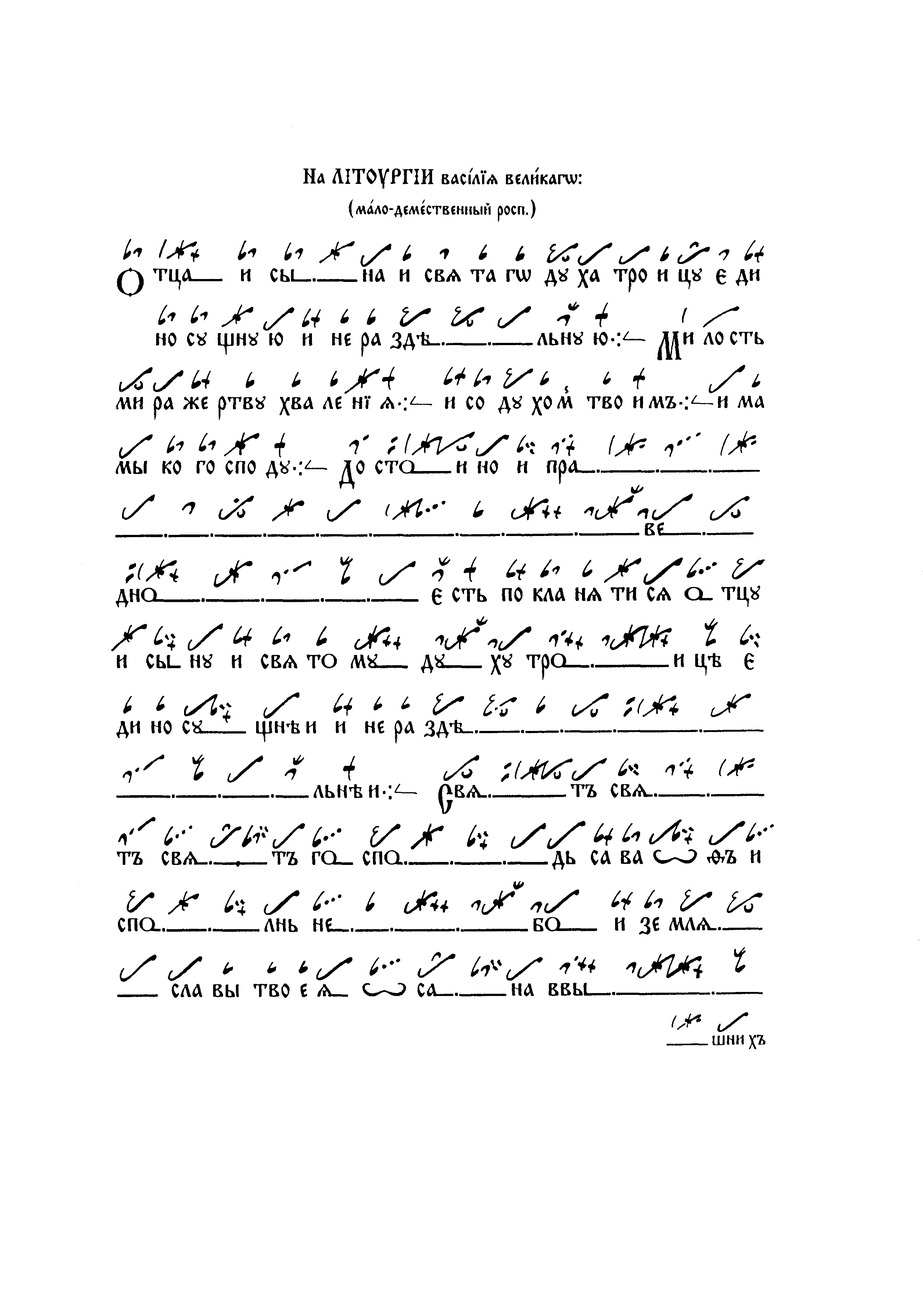
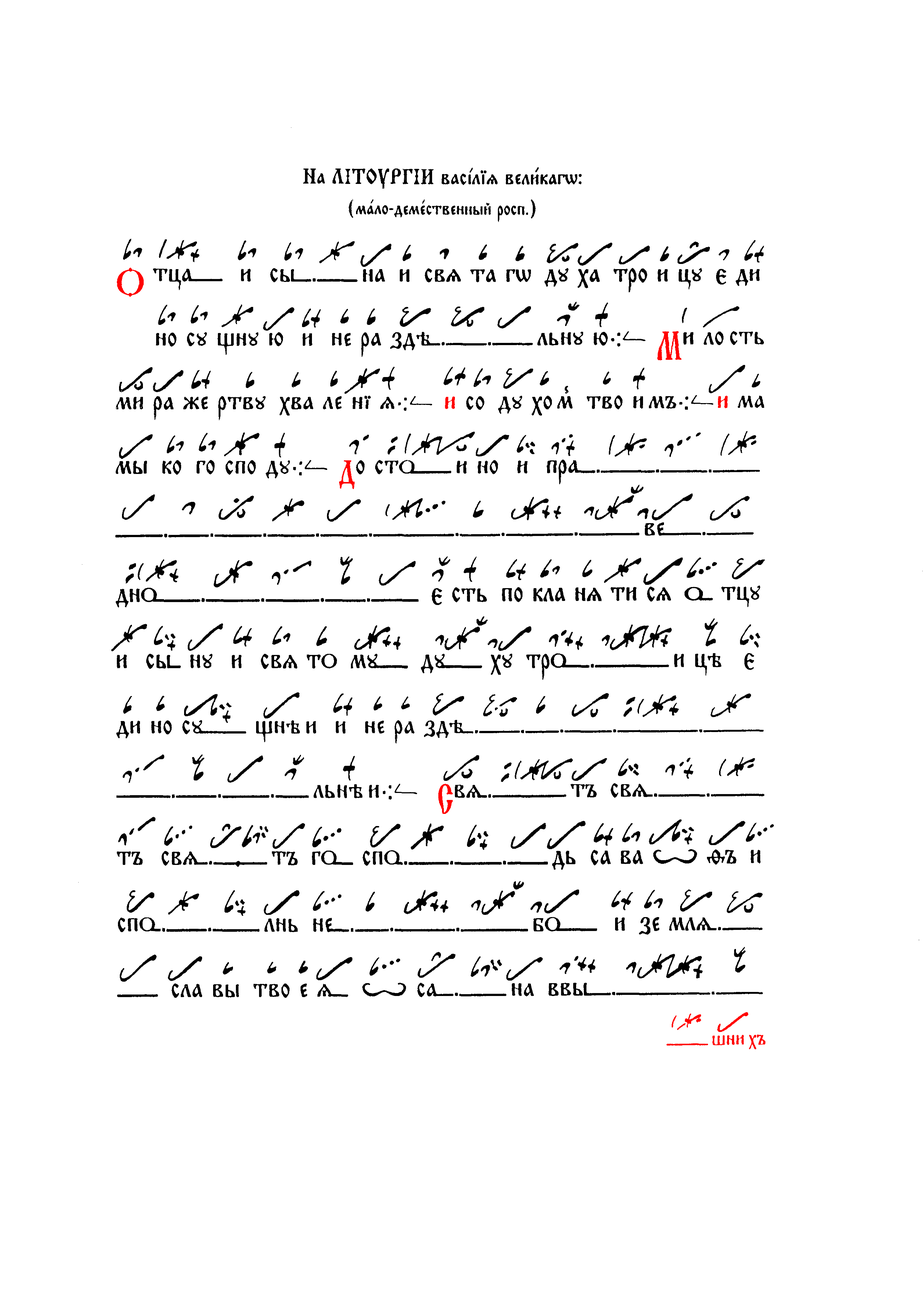
Layers edited between the first and the second 923×1304 image:
painted on "Червила" over 116, 267, 765, 1050
painted on "Чернила" over 116, 267, 765, 1050
